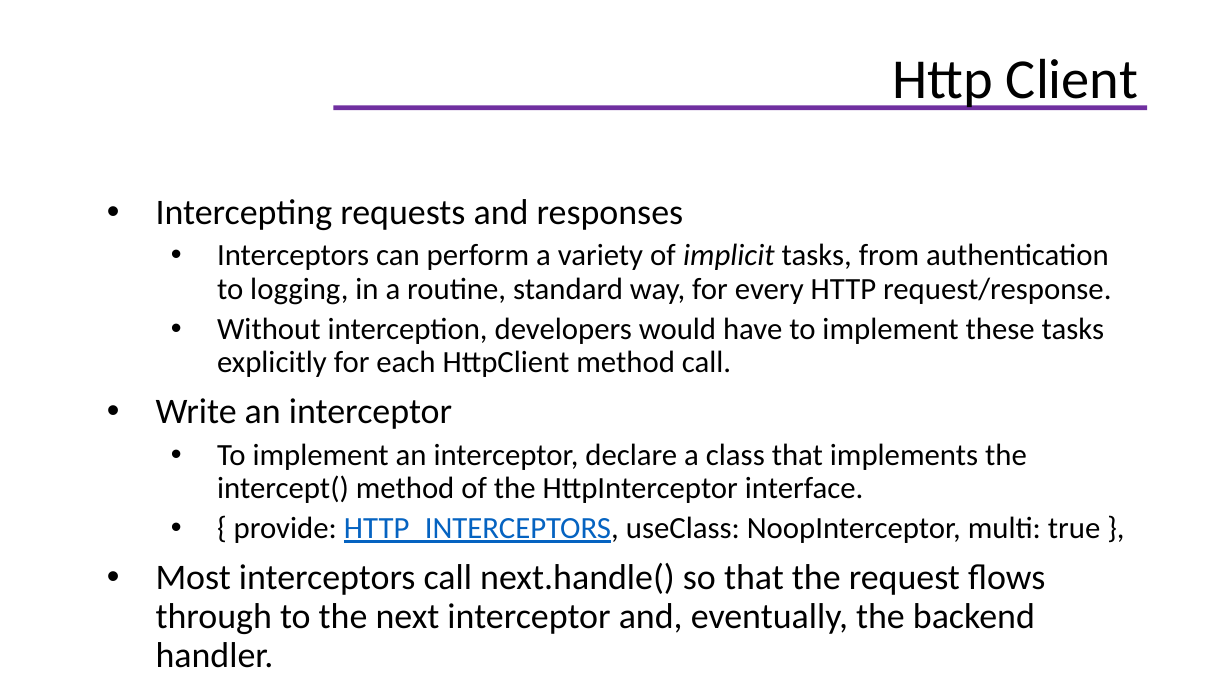
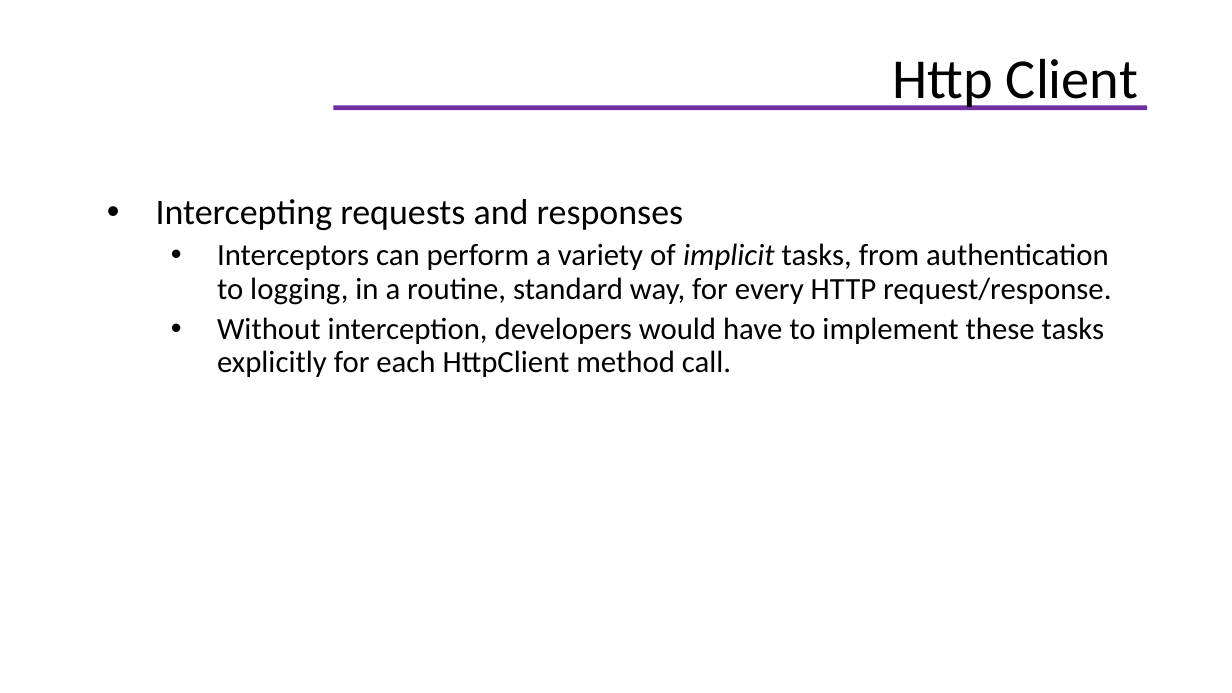
Before and after one commit to helenhash/angular-training, a slide deck: slide 99 of docs/Angular Training.pptx. Drawn at 1232x693 pixels with LibreOffice and Linux fonts; fonts in the diff are those of the drawing; background and template pictures are left out. Boxes give left, top, right and bottom in pixels: in the first picture for what was removed or moved away, otherwise in the second. Text is boxed around its words. In the diff, an @@ line names an element or a change of style, - is before the commit and + after.

Commit message:
update slide

```diff
--- a/docs/Angular Training.pptx
+++ b/docs/Angular Training.pptx
@@ text at <box>156,443,1100,634</box>: paragraphs removed @@
-• Write an interceptor
-  • To implement an interceptor, declare a class that implements the intercept() method of the HttpInterceptor interface.
-  • { provide: HTTP_INTERCEPTORS, useClass: NoopInterceptor, multi: true },
-• Most interceptors call next.handle() so that the request flows through to the next interceptor and, eventually, the backend handler.
```
Also in this commit, not shown: 8 other slides changed, 6 slides added, 1 other file.
